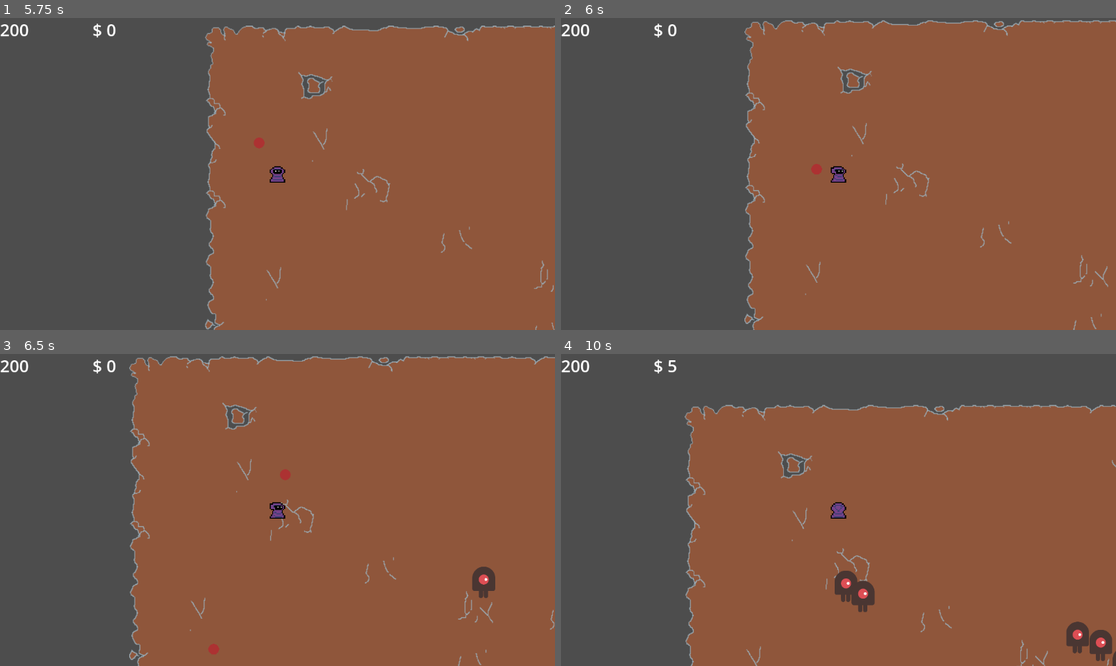
Above: before the commit, frames 1-4 (two rows, left to right).
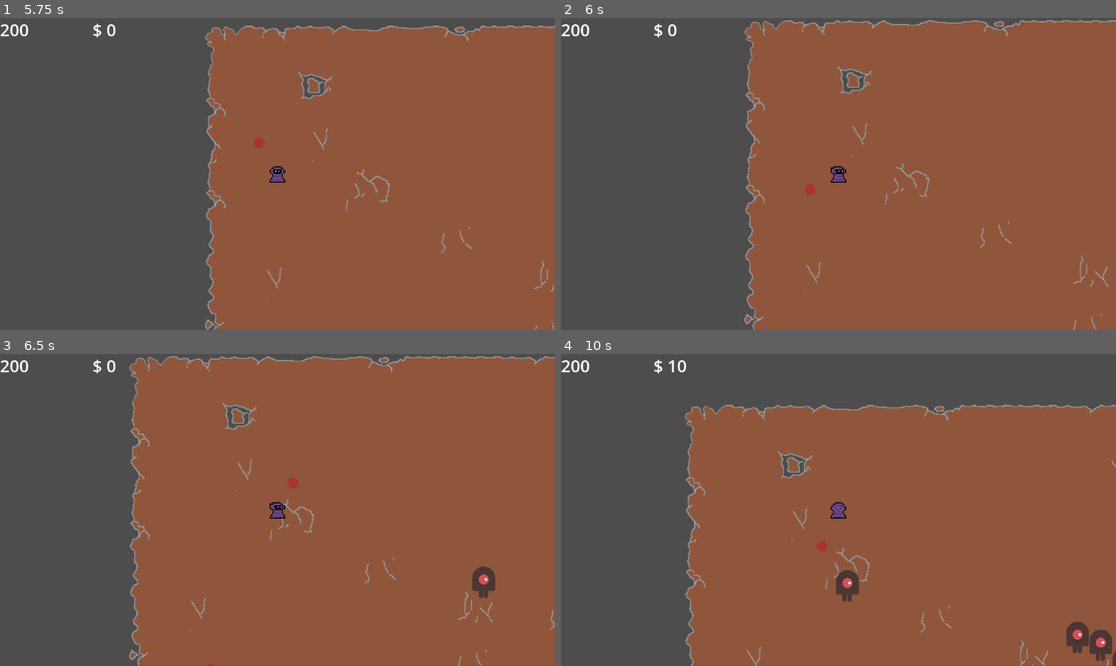
Above: after the commit, the same moments.

Repository: shlocko/tatolike
Game: Godot game, scene res://level.tscn
Two runs of this game, one before a commit and one after it. Both use one fixed random seed, a clock stepped at 60 frames per second and the inputs below.
Inputs (mouse positions are in pixels of both pictures, inside the frame that each line leads up to):
- Up to frame 1 (5.75 s): tap Enter at 0.5, 0.6, 2.1, 3.6, 5.1 s; move the mouse to (399, 158) at 0.52 s; hold D (move_right) 0.53-1.28 s; click (399, 158) at 0.67 s; move the mouse to (166, 189) at 1.27 s; hold S (move_down) 1.28-2.03 s; tap F at 1.35, 2.85, 4.35 s; move the mouse to (333, 105) at 2.02 s; hold D (move_right) 2.03-2.78 s; move the mouse to (249, 236) at 2.77 s; hold W (move_up) 2.78-3.53 s; click (249, 236) at 2.92 s; move the mouse to (444, 220) at 3.52 s; hold A (move_left) 3.53-5.03 s; move the mouse to (111, 127) at 4.27 s; move the mouse to (305, 174) at 5.02 s; hold S (move_down) from 5.03 s (still down); click (305, 174) at 5.17 s
- Up to frame 2 (6 s): move the mouse to (755, 96) at 5.77 s; release S (move_down) at 5.78 s; hold D (move_right) from 5.78 s (still down); tap F at 5.85 s
- Up to frame 3 (6.5 s): keep holding D (move_right)
- Up to frame 4 (10 s): move the mouse to (960, 494) at 6.52 s; release D (move_right) at 6.53 s; hold W (move_up) 6.53-7.28 s; tap Enter at 6.6, 8.1, 9.6 s; move the mouse to (727, 525) at 7.27 s; hold D (move_right) 7.28-8.03 s; tap F at 7.35, 8.85 s; click (727, 525) at 7.42 s; move the mouse to (894, 441) at 8.02 s; hold S (move_down) 8.03-8.78 s; move the mouse to (810, 572) at 8.77 s; hold A (move_left) 8.78-9.53 s; move the mouse to (1005, 556) at 9.52 s; hold W (move_up) from 9.53 s (still down); click (1005, 556) at 9.67 s

Frame 1 is identical in both runs. In frame 2, 0.1% of the frame differs, in the area x 43-48%, y 46-57%; in frame 3, 0.2%; in frame 4, 0.5%, in the area x 19-57%, y 2-83%.

Commit message:
small upgrade system tweaks

Diff:
--- a/spells/circle_weapon/circle_factory.gd
+++ b/spells/circle_weapon/circle_factory.gd
@@ -19,6 +19,8 @@
 	stats.crit_mod = 2.0
 	stats.pierce = 1
 	add_upgrade(202)
+	add_upgrade(100)
+	print(get_qualified_upgrades())
 
 
 # Called every frame. 'delta' is the elapsed time since the previous frame.
@@ -61,3 +63,14 @@
 	stats = upgrade.stats_mod.call(stats)
 	set_attack_speed((stats.attack_speed+stats.attack_speed_add) * stats.attack_speed_mul)
 	print(upgrades)
+
+func get_qualified_upgrades() -> Array[int]:
+	var arr: Array[int] = []
+	for id in Upgrades.get_all_from_spell("circle"):
+		var qualified = true
+		if(upgrades.has(id)): qualified = false
+		for rely_id in Upgrades.get_upgrade("circle", id).relies_on:
+			if(not upgrades.has(rely_id)):
+				qualified = false
+		if qualified: arr.append(id)
+	return arr
